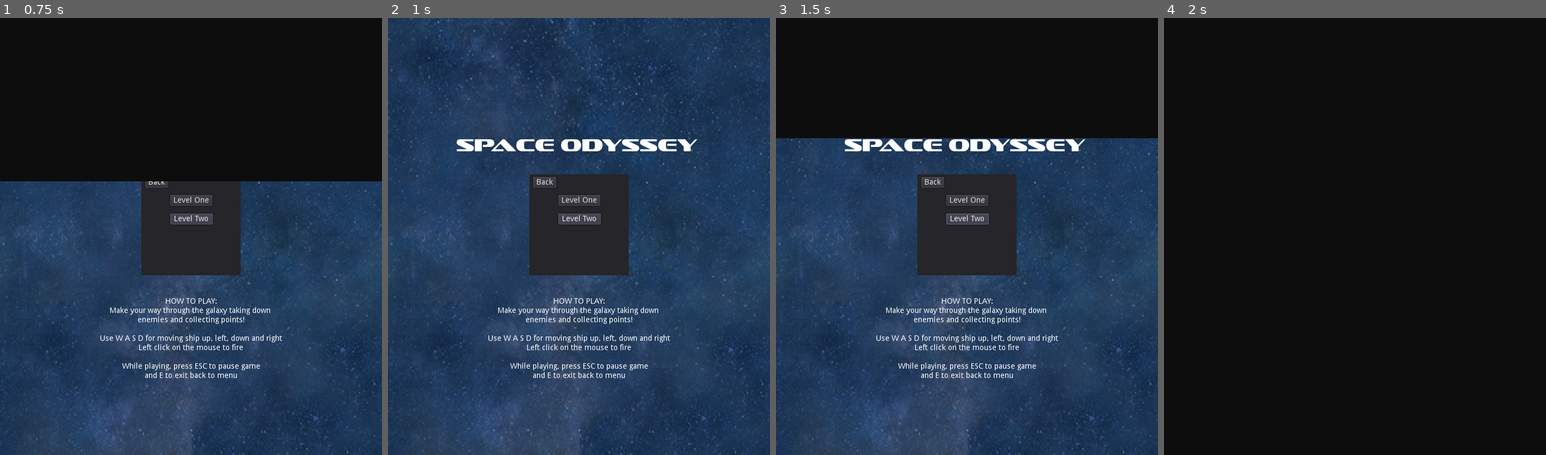
Above: before the commit, frames 1-4 (left to right).
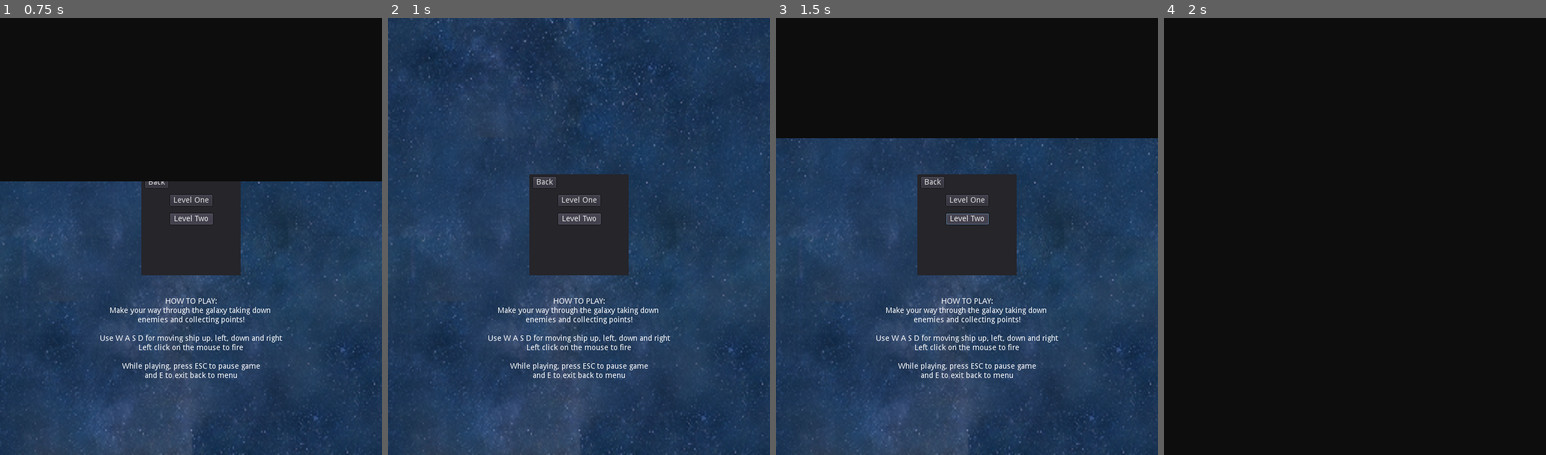
Above: after the commit, the same moments.

Repository: jdibble21/FP-Space-Odyssey
Game: Godot game, scene res://src/Menu.tscn
Same seed, same stepped clock (60 frames per second), same inputs: the game is played once before the commit and once after it. Sound files missing from this copy of the repository are replaced by a short silence.
Inputs:
- Up to frame 1 (0.75 s): click "PLAY!" at 0.5 s
- Up to frame 2 (1 s): no input
- Up to frame 3 (1.5 s): click "PLAY!" at 1.25 s
- Up to frame 4 (2 s): no input

Frame 1 is identical in both runs. In frame 2, 1.1% of the frame differs, in the area x 18-81%, y 27-31%; in frame 3, 1.1%; in frame 4, nothing differs.

Commit message:
Fix menu logo animation

Diff:
--- a/project/src/Menu.gd
+++ b/project/src/Menu.gd
@@ -3,7 +3,7 @@
 extends CanvasLayer
 
 const SPEED := 200
-var _selected_level := ""
+var _selected_level := "empty"
 
 onready var _level_one_scene = load("res://src/LevelOne/LevelOne.tscn")
 onready var _level_two_scene = load("res://src/LevelTwo/LevelTwo.tscn")
@@ -43,6 +43,8 @@
 
 
 func _on_transition_animation_finished(anim_name):
+	if anim_name == "backwards_transition" and _selected_level == "empty":
+		$AnimationPlayer.play("logo_animation")
 	if anim_name == "transition" and _selected_level == "level_one":
 		queue_free()
 		get_tree().get_root().add_child(_level_one_scene.instance())
--- a/project/src/Menu.tscn
+++ b/project/src/Menu.tscn
@@ -68,7 +68,57 @@
 }
 
 [sub_resource type="Animation" id=4]
-resource_name = "transition"
+resource_name = "logo_animation"
+tracks/0/type = "value"
+tracks/0/path = NodePath("TitleLabel:margin_left")
+tracks/0/interp = 1
+tracks/0/loop_wrap = true
+tracks/0/imported = false
+tracks/0/enabled = true
+tracks/0/keys = {
+"times": PoolRealArray( 0, 1 ),
+"transitions": PoolRealArray( 1, 1 ),
+"update": 0,
+"values": [ -229.757, -215.757 ]
+}
+tracks/1/type = "value"
+tracks/1/path = NodePath("TitleLabel:margin_top")
+tracks/1/interp = 1
+tracks/1/loop_wrap = true
+tracks/1/imported = false
+tracks/1/enabled = true
+tracks/1/keys = {
+"times": PoolRealArray( 0, 1 ),
+"transitions": PoolRealArray( 1, 1 ),
+"update": 0,
+"values": [ -128.113, 203.887 ]
+}
+tracks/2/type = "value"
+tracks/2/path = NodePath("TitleLabel:margin_right")
+tracks/2/interp = 1
+tracks/2/loop_wrap = true
+tracks/2/imported = false
+tracks/2/enabled = true
+tracks/2/keys = {
+"times": PoolRealArray( 0, 1 ),
+"transitions": PoolRealArray( 1, 1 ),
+"update": 0,
+"values": [ 220.243, 234.243 ]
+}
+tracks/3/type = "value"
+tracks/3/path = NodePath("TitleLabel:margin_bottom")
+tracks/3/interp = 1
+tracks/3/loop_wrap = true
+tracks/3/imported = false
+tracks/3/enabled = true
+tracks/3/keys = {
+"times": PoolRealArray( 0, 1 ),
+"transitions": PoolRealArray( 1, 1 ),
+"update": 0,
+"values": [ -89.1132, 242.887 ]
+}
+
+[sub_resource type="Animation" id=5]
 tracks/0/type = "value"
 tracks/0/path = NodePath("TransitionScreen:position")
 tracks/0/interp = 1
@@ -105,10 +155,10 @@
 [node name="TitleLabel" type="Label" parent="."]
 anchor_left = 0.5
 anchor_right = 0.5
-margin_left = -225.0
-margin_top = 212.0
-margin_right = 225.0
-margin_bottom = 251.0
+margin_left = -222.106
+margin_top = -132.845
+margin_right = 227.894
+margin_bottom = -93.8454
 custom_fonts/font = SubResource( 1 )
 text = "Space Odyssey"
 __meta__ = {
@@ -227,14 +277,15 @@
 autostart = true
 
 [node name="TransitionScreen" type="Sprite" parent="."]
-position = Vector2( 350.658, -602.129 )
+position = Vector2( 350.658, -600 )
 scale = Vector2( 1.36914, 2.2572 )
 texture = ExtResource( 5 )
 
 [node name="AnimationPlayer" type="AnimationPlayer" parent="."]
 anims/backwards_transition = SubResource( 2 )
 anims/flyby = SubResource( 3 )
-anims/transition = SubResource( 4 )
+anims/logo_animation = SubResource( 4 )
+anims/transition = SubResource( 5 )
 [connection signal="tree_entered" from="." to="." method="_on_MainMenu_tree_entered"]
 [connection signal="pressed" from="PlayButton" to="." method="_on_PlayButton_pressed"]
 [connection signal="pressed" from="OptionsButton" to="." method="_on_OptionsButton_pressed"]
Not shown: 1 places in project/src/Menu.tscn that only renumber resources
